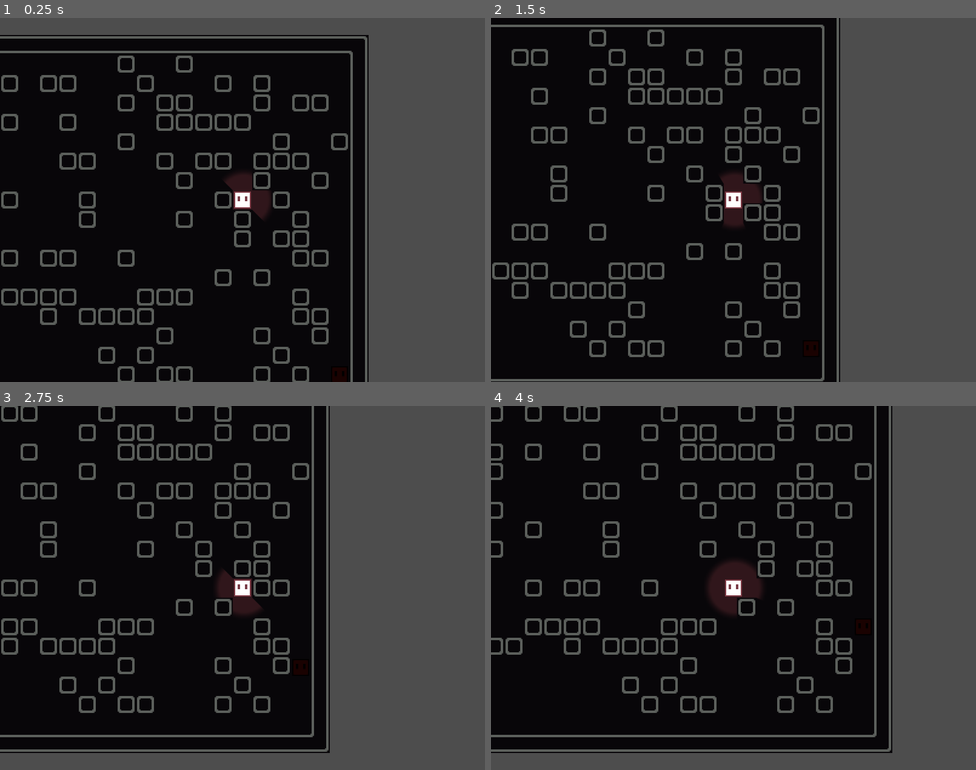
Above: before the commit, frames 1-4 (two rows, left to right).
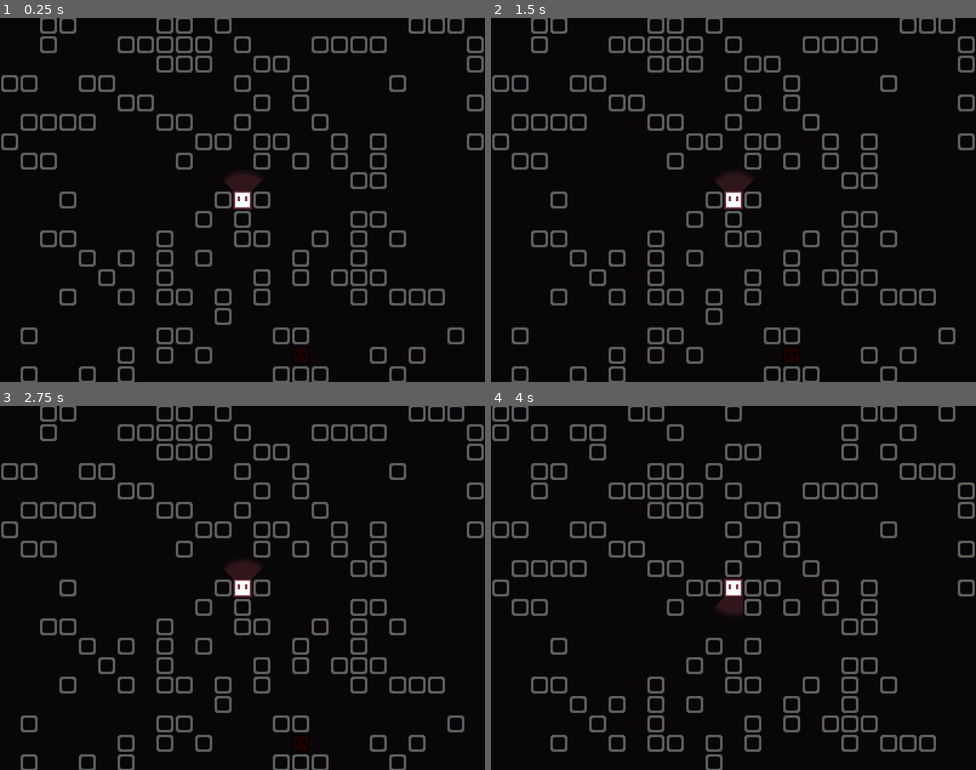
Above: after the commit, the same moments.

Repository: Tyler4Jacobson/JUNE26-GAME-JAM
Game: Godot game, scene res://scenes/game.tscn
Same seed, same stepped clock (60 frames per second), same inputs: the game is played once before the commit and once after it.
Inputs:
- Up to frame 1 (0.25 s): no input
- Up to frame 2 (1.5 s): tap Enter (ui_accept) at 0.5, 0.77, 1.25 s; hold Right (ui_right) 0.53-1.28 s; hold Down (ui_down) from 1.28 s (still down)
- Up to frame 3 (2.75 s): tap Enter (ui_accept) at 1.52, 2 s; release Down (ui_down) at 2.03 s; hold Right (ui_right) from 2.03 s (still down)
- Up to frame 4 (4 s): tap Enter (ui_accept) at 2.75, 3.02, 3.5, 3.77 s; release Right (ui_right) at 2.78 s; hold Up (ui_up) 2.78-3.53 s; hold Left (ui_left) from 3.53 s (still down)

The runs differ from the first frame. In frame 1, 36% of the frame differs, in the area x 0-100%, y 0-100%; in frame 2, 39%; in frame 3, 43%; in frame 4, 35%.

Commit message:
movement 2% better

Diff:
--- a/scenes/game.tscn
+++ b/scenes/game.tscn
@@ -7,7 +7,6 @@
 [ext_resource type="PackedScene" uid="uid://b3qrmj7ar141u" path="res://scenes/playground.tscn" id="5_iywne"]
 
 [sub_resource type="CanvasItemMaterial" id="CanvasItemMaterial_iywne"]
-blend_mode = 3
 light_mode = 2
 
 [sub_resource type="NavigationPolygon" id="NavigationPolygon_cb5na"]
--- a/scenes/player.tscn
+++ b/scenes/player.tscn
@@ -35,7 +35,7 @@
 texture = SubResource("GradientTexture2D_qhqgy")
 texture_scale = 3.0
 
-[node name="Camera2D" type="Camera2D" parent="Sprite2D" unique_id=1827686620]
+[node name="Camera2D" type="Camera2D" parent="." unique_id=1827686620]
 zoom = Vector2(2, 2)
 
 [node name="CollisionShape2D" type="CollisionShape2D" parent="." unique_id=1278099715]
--- a/scenes/playground.tscn
+++ b/scenes/playground.tscn
@@ -5,7 +5,6 @@
 [ext_resource type="PackedScene" uid="uid://biumn8qgadcdv" path="res://scenes/enemy.tscn" id="3_mm0a5"]
 
 [sub_resource type="CanvasItemMaterial" id="CanvasItemMaterial_kddj0"]
-blend_mode = 3
 light_mode = 2
 
 [sub_resource type="NavigationPolygon" id="NavigationPolygon_cb5na"]
@@ -172,6 +171,7 @@
 sources/2 = SubResource("TileSetScenesCollectionSource_iywne")
 
 [node name="playground" type="TileMapLayer" unique_id=1096450927]
+modulate = Color(0.07762883, 0.07762881, 0.07762881, 1)
 self_modulate = Color(0.13174233, 0.13174233, 0.13174233, 1)
 texture_filter = 1
 material = SubResource("CanvasItemMaterial_kddj0")
--- a/scripts/game.gd
+++ b/scripts/game.gd
@@ -13,8 +13,8 @@
 	#
 	#
 	$ScanCover.hide()
-	var size_x = 20#randi_range(6, 10)
-	var size_y = 10#randi_range(4, 8)
+	var size_x = 100#randi_range(6, 10)
+	var size_y = 50#randi_range(4, 8)
 
 	initialize_grid(size_x, size_y)
 	procedural.randomize_grid(ground_layer, randf_range(0.4, 0.6))
--- a/scripts/player.gd
+++ b/scripts/player.gd
@@ -2,6 +2,7 @@
 
 const tile_size: Vector2 = Vector2(16,16)
 var sprite_node_pos_tween: Tween
+var camera_pos_tween: Tween
 var timer = 0.0
 
 var small_light_size = Vector2(0.5, 0.5)
@@ -64,13 +65,18 @@
 func _move(dir: Vector2):
 	global_position += dir * tile_size
 	$Sprite2D.global_position -= dir * tile_size
+	$Camera2D.global_position -= dir * tile_size
 
 	if sprite_node_pos_tween:
 		sprite_node_pos_tween.kill()
+	if camera_pos_tween:
+		camera_pos_tween.kill()
 	sprite_node_pos_tween = create_tween()
+	camera_pos_tween = create_tween()
 	sprite_node_pos_tween.set_process_mode(Tween.TWEEN_PROCESS_PHYSICS)
+	camera_pos_tween.set_process_mode(Tween.TWEEN_PROCESS_PHYSICS)
 	sprite_node_pos_tween.tween_property($Sprite2D, "global_position", global_position, 0.185)
-	#sprite_node_pos_tween.tween_property($PointLight2D, "global_position", global_position, 0.185)
+	camera_pos_tween.tween_property($Camera2D, "global_position", global_position, 0.25)
 
 func update_light(on: bool) -> void:
 	if (on):
